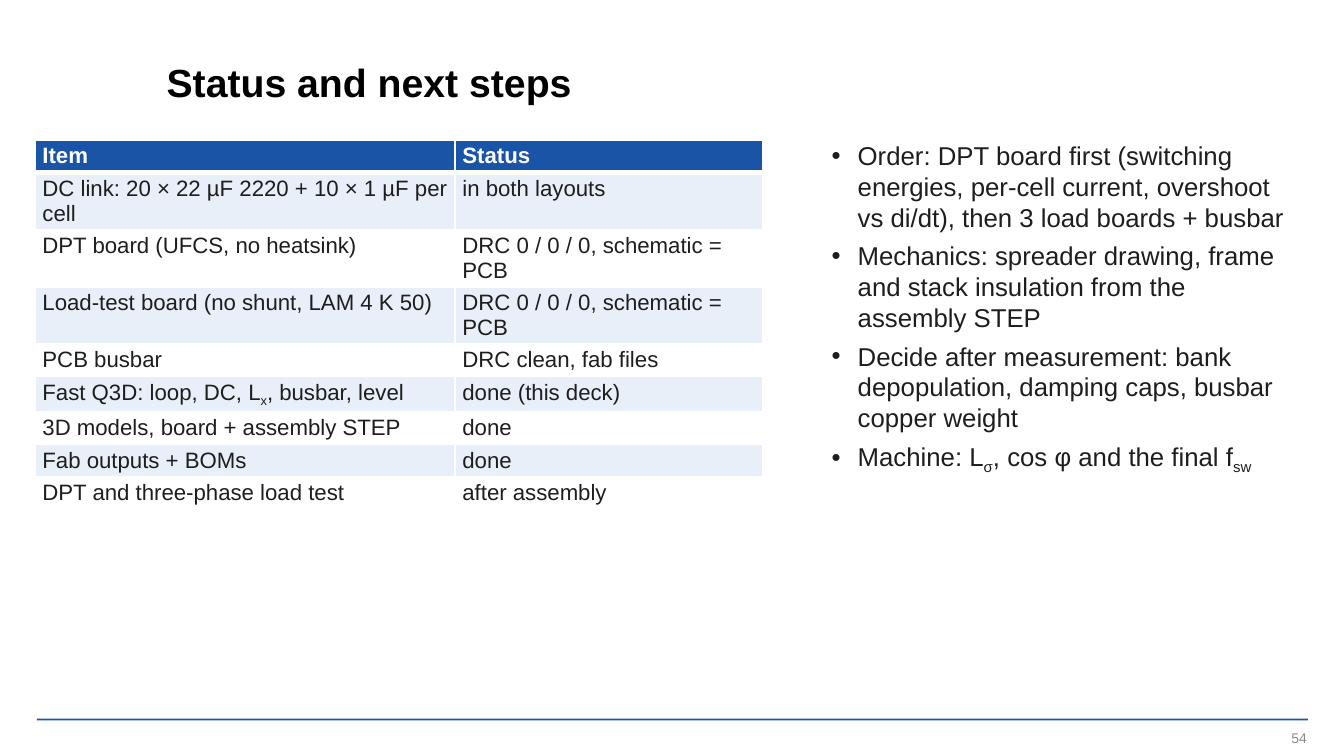
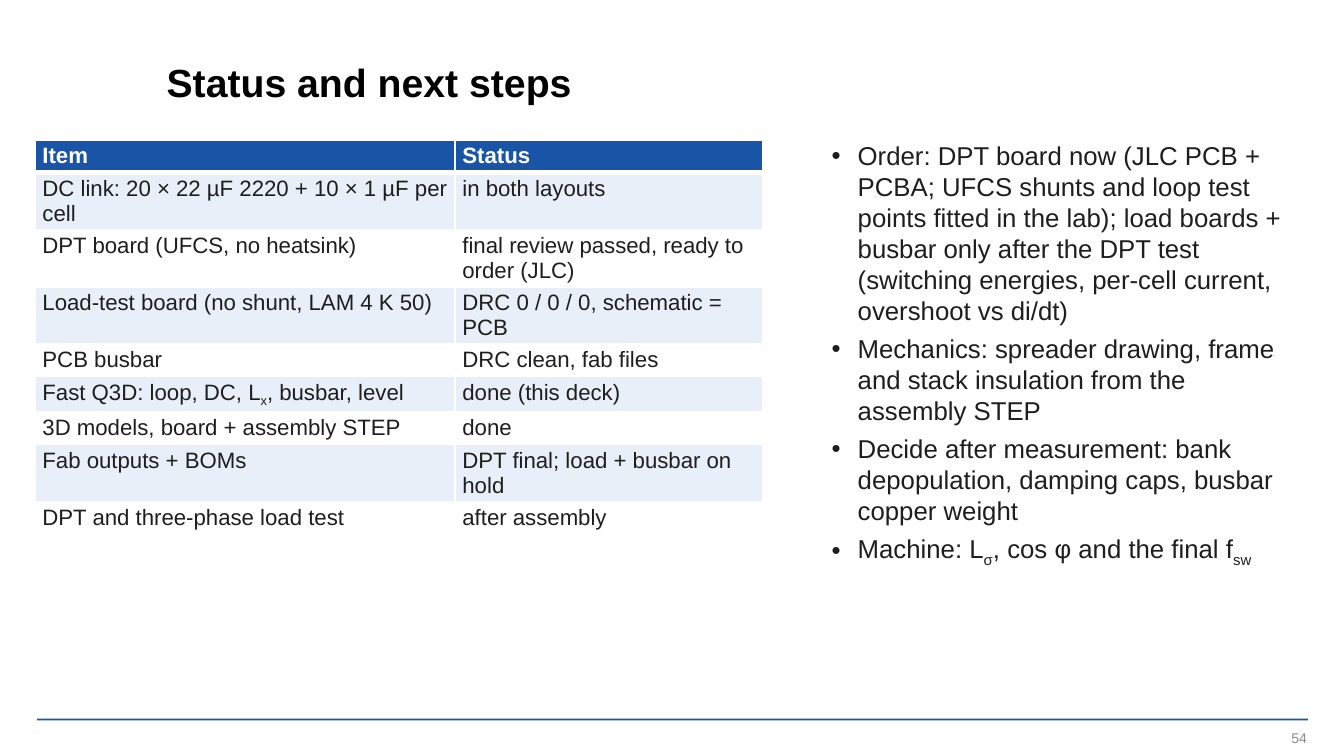
Before and after one commit to EnesAyaz/KTH, a slide deck: slide 54 of PCB-Design/reports/slides/spb_revb_design_flow.pptx. Drawn at 1344x756 pixels with LibreOffice and Linux fonts; fonts in the diff are those of the drawing; background and template pictures are left out. Boxes give left, top, right and bottom in pixels: in the first picture for what was removed or moved away, otherwise in the second. Text is boxed around its words. In the diff, an @@ line names an element or a change of style, - is before the commit and + after.

```diff
--- a/PCB-Design/reports/slides/spb_revb_design_flow.pptx
+++ b/PCB-Design/reports/slides/spb_revb_design_flow.pptx
@@ table at (35,140,762,534) @@
-row 3, column 2: DRC 0 / 0 / 0, schematic = PCB
+row 3, column 2: final review passed, ready to order (JLC)
-row 8, column 2: done
+row 8, column 2: DPT final; load + busbar on hold
@@ text at (858,146,1271,326): text changed @@
-• Order: DPT board first (switching energies, per-cell current, overshoot vs di/dt), then 3 load boards + busbar
+• Order: DPT board now (JLC PCB + PCBA; UFCS shunts and loop test points fitted in the lab); load boards + busbar only after the DPT test (switching energies, per-cell current, overshoot vs di/dt)
```
Also in this commit, not shown: 2 other slides changed, 7 other files.
